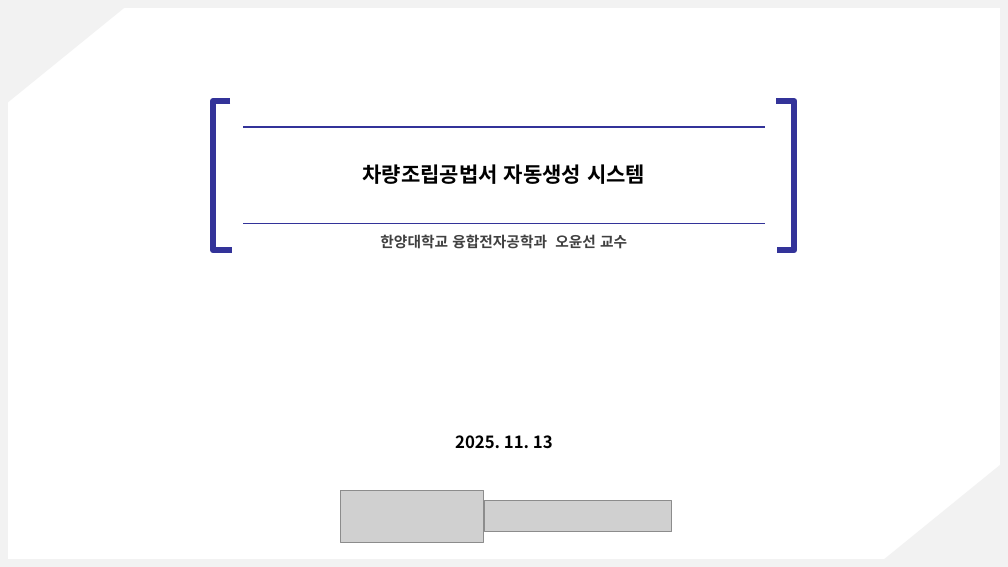
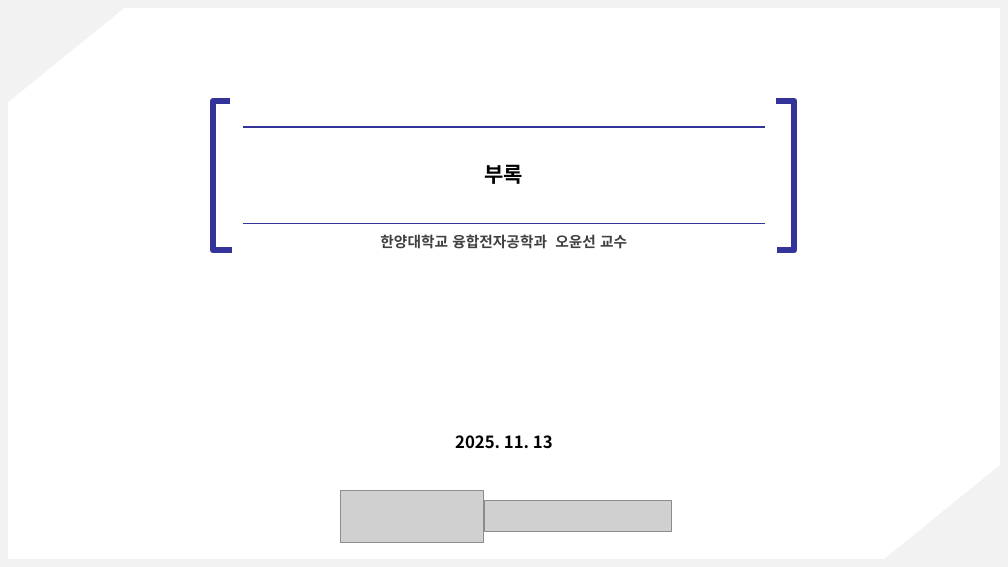
Before and after one commit to kimz1121/test, a slide deck: slide 14 of 현대차 심볼릭 플레너 예시 설명 자료_00.pptx (slide 1 before the commit). Drawn at 1008x567 pixels with LibreOffice and Linux fonts; fonts in the diff are those of the drawing; grey boxes stand for pictures. Boxes give left, top, right and bottom in pixels: in the first picture for what was removed or moved away, otherwise in the second. Text is boxed around its words. In the diff, an @@ line names an element or a change of style, - is before the commit and + after.

```diff
--- a/현대차 심볼릭 플레너 예시 설명 자료_00.pptx
+++ b/현대차 심볼릭 플레너 예시 설명 자료_00.pptx
@@ text at (x1=485, y1=164, x2=524, y2=184): text changed @@
-차량조립공법서 자동생성 시스템
+부록
```
Also in this commit, not shown: 2 other slides changed, 1 slide added, 24 slides removed.
